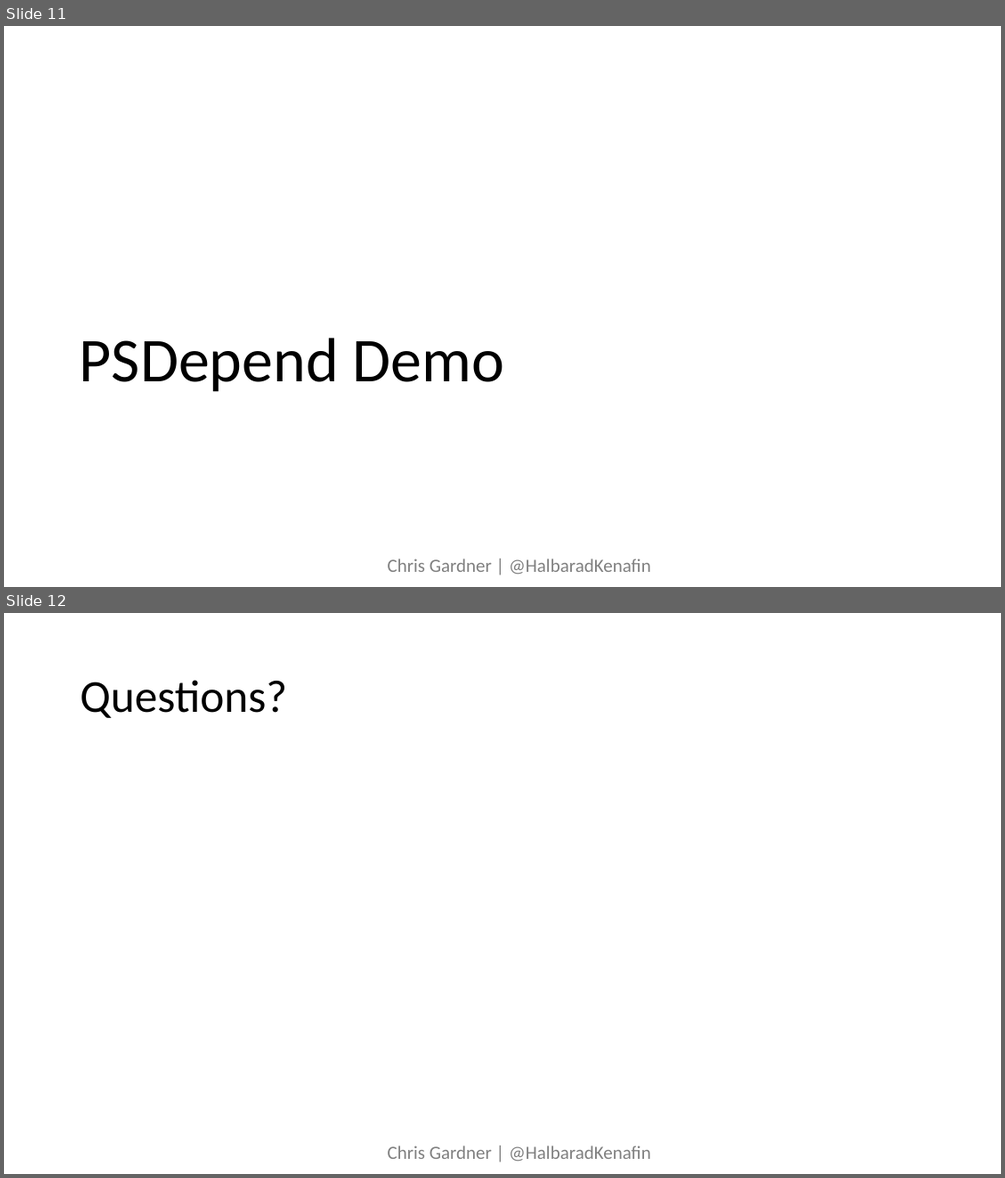
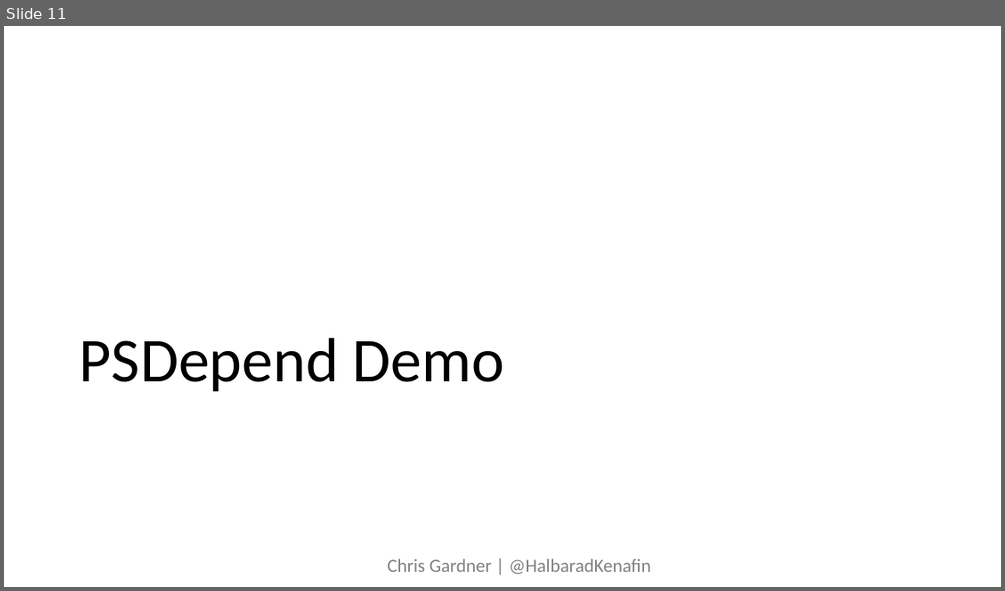
Before and after one commit to ChrisLGardner/presentations, a slide deck: lean-on-me/Lean on me.pptx. Shown one above the other, each under a label of ours: slides 11 and 12 before the commit, slide 11 after it. The pictures are 1005x1178 and 1005x591 pixels, drawn with LibreOffice and Linux fonts; fonts in the diff are those of the drawing. Boxes give left, top, right and bottom in pixels: in the first picture for what was removed or moved away, otherwise in the second. Text is boxed around its words. In the diff, an @@ line names an element or a change of style, - is before the commit and + after.

```diff
--- a/lean-on-me/Lean on me.pptx
+++ b/lean-on-me/Lean on me.pptx
@@ slide 12 removed at (4,613,1001,1174), background #FFFFFF @@
@@ title removed at (80,680,287,718) @@
-Questions?
@@ text removed at (388,1145,651,1161) @@
-Chris Gardner | @HalbaradKenafin
```
Also in this commit, not shown: 5 slides changed.
